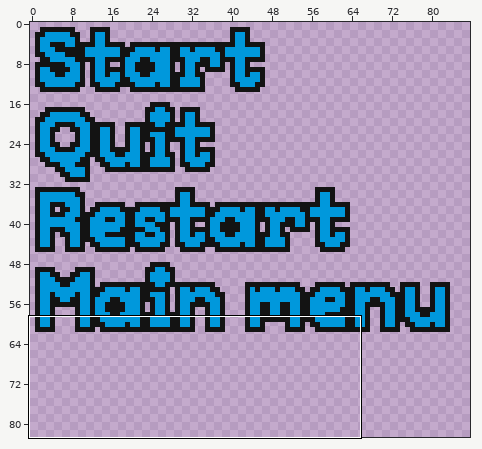
Edited in one commit: pixel-art file (Assets/UI.aseprite). Above: a wide view before the commit, with the close-up outlined.
Close-up. Before:
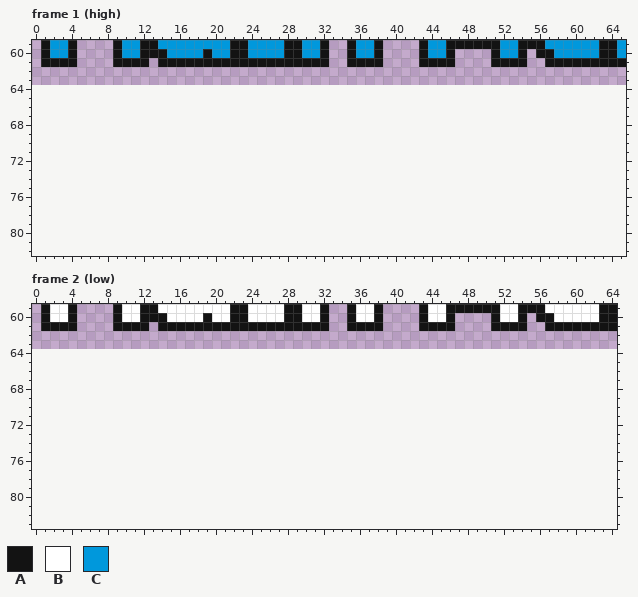
128x64 pixels, 2 frames. Shown: frame 1 (high): x 0..65, y 59..82; frame 2 (low): x 0..64, y 59..83. The old version is drawn lined up with the new one, on the new canvas. The wide view leaves out empty margins.
Palette (. is transparent): A #131313  B #ffffff  C #0098dc
Pixels before, frame 1 (high), first column x 1:
59 ACCA....ACCAACCCCCCCCAACCCCAACCA..ACCA....ACCAAAAAACCAAACCCCCCAAC
60 ACCA....ACCAAACCCCACCAACCCCAACCA..ACCA....ACCA....ACCA.AACCCCCAAC
61 AAAA....AAAA.AAAAAAAAAAAAAAAAAAA..AAAA....AAAA....AAAA..AAAAAAAAA
Pixels before, frame 2 (low), first column x 1:
59 ABBA....ABBAABBBBBBBBAABBBBAABBA..ABBA....ABBAAAAAABBAAABBBBBBAA
60 ABBA....ABBAAABBBBABBAABBBBAABBA..ABBA....ABBA....ABBA.AABBBBBAA
61 AAAA....AAAA.AAAAAAAAAAAAAAAAAAA..AAAA....AAAA....AAAA..AAAAAAAA
Once edited:
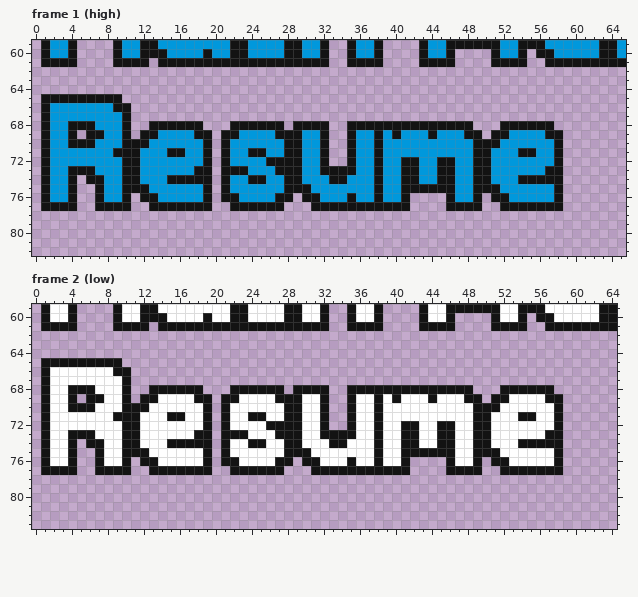
The exact change:
canvas 128x64 -> 128x128
Changed rows in their new state; - is an unchanged pixel.
Frame 1 (high):
first column x 1:
65 AAAAAAAAA-------------------------------------------------
66 ACCCCCCCAA------------------------------------------------
67 ACCCCCCCCA------------------------------------------------
68 ACCAAACCCA--AAAAAA---AAAAAA-AAAA--AAAAAAAAAAAAAA---AAAAAA-
69 ACCA-AACCA-AACCCCAA-AACCCCAAACCA--ACCACACCCACCCAA-AACCCCAA
70 ACCAAACCCAAACCCCCCA-ACCCCCCAACCA--ACCACCCCCCCCCCAAACCCCCCA
71 ACCCCCCCAAACCCAACCA-ACCAACCAACCA--ACCACCCCCCCCCCAACCCAACCA
72 ACCCCCCCCAACCCCCCCA-ACCCCAAAACCA--ACCACCAACCAACCAACCCCCCCA
73 ACCAAACCCAACCCCCCAA-AAACCCAAACCAAAACCACCAACCAACCAACCCCCCAA
74 ACCA-AACCAACCCAAAAA-ACCAACCAACCCAACCCACCAACCAACCAACCCAAAAA
75 ACCA--ACCAAACCCCCCA-ACCCCCCAAACCCCCCCACCAAAAAACCAAACCCCCCA
76 ACCA--ACCA-AACCCCCA-AACCCCAA-AACCCACCACCA----ACCA-AACCCCCA
77 AAAA--AAAA--AAAAAAA--AAAAAA---AAAAAAAAAAA----AAAA--AAAAAAA
Frame 2 (low):
first column x 1:
65 AAAAAAAAA-------------------------------------------------
66 ABBBBBBBAA------------------------------------------------
67 ABBBBBBBBA------------------------------------------------
68 ABBAAABBBA--AAAAAA---AAAAAA-AAAA--AAAAAAAAAAAAAA---AAAAAA-
69 ABBA-AABBA-AABBBBAA-AABBBBAAABBA--ABBABABBBABBBAA-AABBBBAA
70 ABBAAABBBAAABBBBBBA-ABBBBBBAABBA--ABBABBBBBBBBBBAAABBBBBBA
71 ABBBBBBBAAABBBAABBA-ABBAABBAABBA--ABBABBBBBBBBBBAABBBAABBA
72 ABBBBBBBBAABBBBBBBA-ABBBBAAAABBA--ABBABBAABBAABBAABBBBBBBA
73 ABBAAABBBAABBBBBBAA-AAABBBAAABBAAAABBABBAABBAABBAABBBBBBAA
74 ABBA-AABBAABBBAAAAA-ABBAABBAABBBAABBBABBAABBAABBAABBBAAAAA
75 ABBA--ABBAAABBBBBBA-ABBBBBBAAABBBBBBBABBAAAAAABBAAABBBBBBA
76 ABBA--ABBA-AABBBBBA-AABBBBAA-AABBBABBABBA----ABBA-AABBBBBA
77 AAAA--AAAA--AAAAAAA--AAAAAA---AAAAAAAAAAA----AAAA--AAAAAAA
